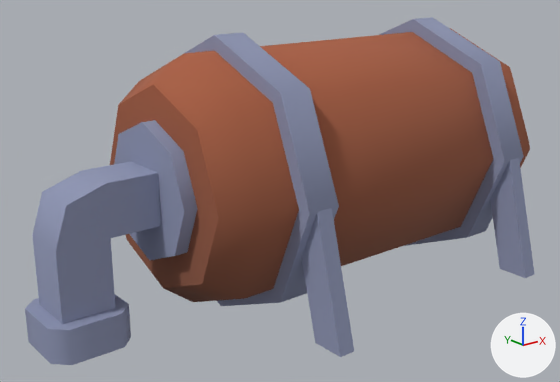
The glTF model kenney/city-kit-industrial/detail-tank.glb: old version first, new version second.
One viewpoint serves both versions: a 50 mm lens placed at (-0.749, -0.915, 0.531), pointed at (-0.018, -0.002, 0.165). The lights are fixed; the arrows at lower right show +X, +Y and +Z. The first picture is the older version. Vertices at exactly the same position are counted once.

In view in the first picture: 'detail-tank'.
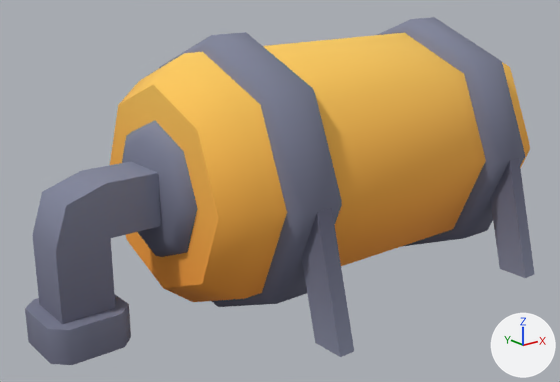
Where the change shows, as pixel boxes (x1, y1, x2, y2) in the pictures (560 x 382 px; the box of a moved part takes in the faces that stretch with it):
'detail-tank', reshaped, rescaled
    both: (25, 17, 534, 365)
part 1 of me_detail_tank, moved or reshaped
    both: (302, 208, 354, 357)
part 2 of me_detail_tank, moved or reshaped
    both: (490, 158, 534, 278)
part 3 of me_detail_tank, moved or reshaped
    before: (110, 28, 530, 302)
    after: (110, 33, 530, 302)
part 4 of me_detail_tank, added
    after: (159, 32, 342, 307)
part 5 of me_detail_tank, added
    after: (378, 17, 525, 247)
part 6 of me_detail_tank, added
    after: (122, 120, 198, 257)
part 7 of me_detail_tank, added
    after: (32, 162, 161, 324)
part 8 of me_detail_tank, added
    after: (25, 295, 131, 365)
part 9 of me_detail_tank, deleted (blue)
    before: (25, 162, 161, 365)
part 10 of me_detail_tank, deleted (blue)
    before: (162, 33, 339, 306)
part 11 of me_detail_tank, deleted (blue)
    before: (114, 120, 198, 260)
part 12 of me_detail_tank, deleted (blue)
    before: (379, 17, 524, 246)

Patch to the scene script:
```diff
--- a/kenney/city-kit-industrial/detail-tank.glb.py
+++ b/kenney/city-kit-industrial/detail-tank.glb.py
@@ me_detail_tank @@
 # used by ob_detail_tank; location = (0.0, 0.0, 0.0)
-me_detail_tank.from_pydata(...)  # 144 vertices, 236 faces; spans x -0.424..0.424, y -0.258..0.258, z 0.0..0.415
+me_detail_tank.from_pydata(...)  # 184 vertices, 310 faces; spans x -0.424..0.424, y -0.258..0.258, z 0.0..0.415
+# me_detail_tank part 1: the loose piece of 8 vertices spanning x -0.121..-0.096, y -0.258..-0.158, z 0.02..0.208 is mirrored in x about the mesh origin
+# me_detail_tank part 2: the loose piece of 8 vertices spanning x 0.287..0.312, y -0.258..-0.158, z 0.02..0.208 is mirrored in x about the mesh origin
+# me_detail_tank part 3: the loose piece of 32 vertices spanning x -0.234..0.424, y -0.186..0.186, z 0.022..0.394 is mirrored in x about the mesh origin
+# me_detail_tank part 4: a new loose piece of 32 vertices spanning x 0.064..0.154, y -0.208..0.208, z 0.0..0.415, in mat_colormap
+# me_detail_tank part 5: a new loose piece of 32 vertices spanning x -0.344..-0.254, y -0.208..0.208, z 0.0..0.415, in mat_colormap
+# me_detail_tank part 6: a new loose piece of 24 vertices spanning x 0.234..0.254, y -0.1..0.1, z 0.108..0.308, in mat_colormap
+# me_detail_tank part 7: a new loose piece of 16 vertices spanning x 0.254..0.404, y -0.038..0.037, z 0.07..0.245, in mat_colormap
+# me_detail_tank part 8: a new loose piece of 16 vertices spanning x 0.309..0.424, y -0.058..0.057, z 0.02..0.07, in mat_colormap
+# me_detail_tank part 9: the loose piece of 32 vertices spanning x -0.424..-0.254, y -0.058..0.058, z 0.02..0.245 is deleted
+# me_detail_tank part 10: the loose piece of 16 vertices spanning x -0.134..-0.084, y -0.208..0.208, z 0.0..0.415 is deleted
+# me_detail_tank part 11: the loose piece of 16 vertices spanning x -0.254..-0.234, y -0.1..0.1, z 0.108..0.308 is deleted
+# me_detail_tank part 12
+# 16 vertices are removed from x 0.274..0.324, y -0.208..0.208, z 0.0..0.415
+# 28 faces are deleted
+# other edits to the shape of me_detail_tank do not show in these pictures
 me_detail_tank.materials.append(mat_colormap)
@@ ob_detail_tank @@
 ob_detail_tank.location = (0.0, 0.0, 0.0)
+ob_detail_tank.scale = (-1.0, 1.0, 1.0)
```
